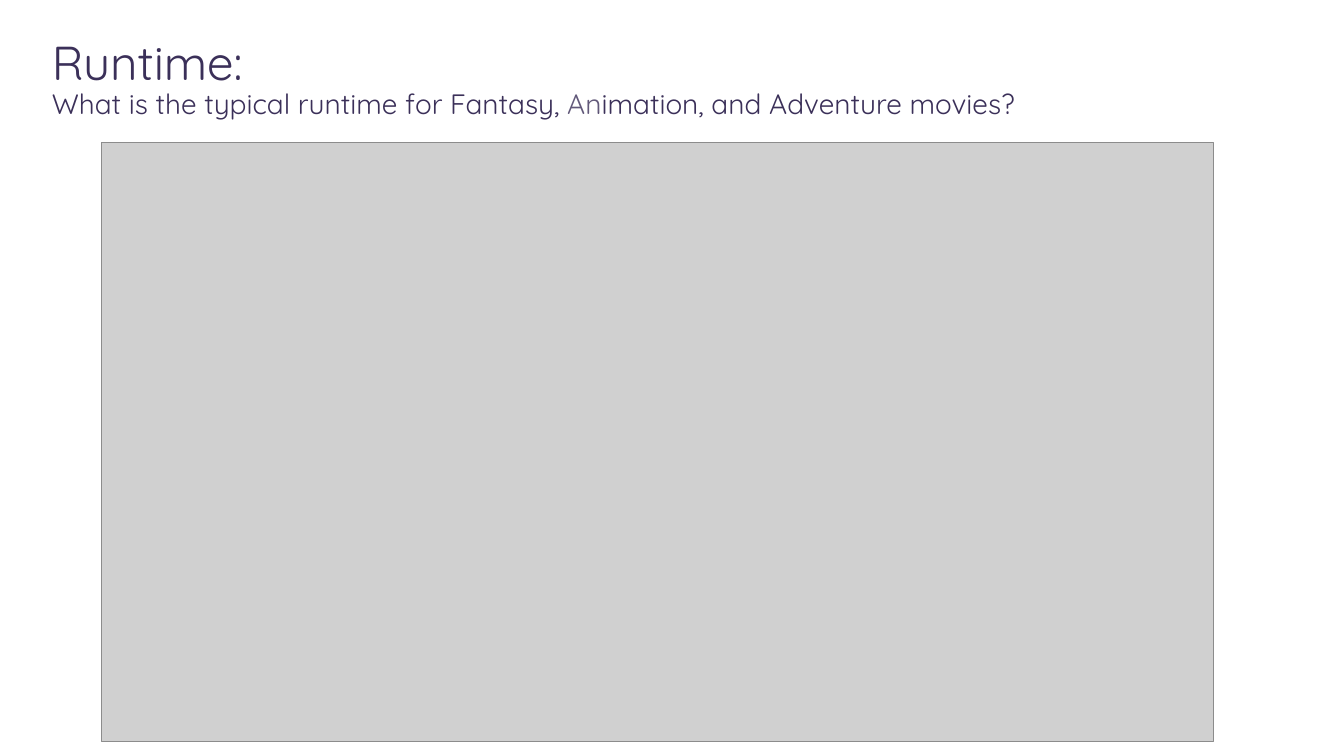
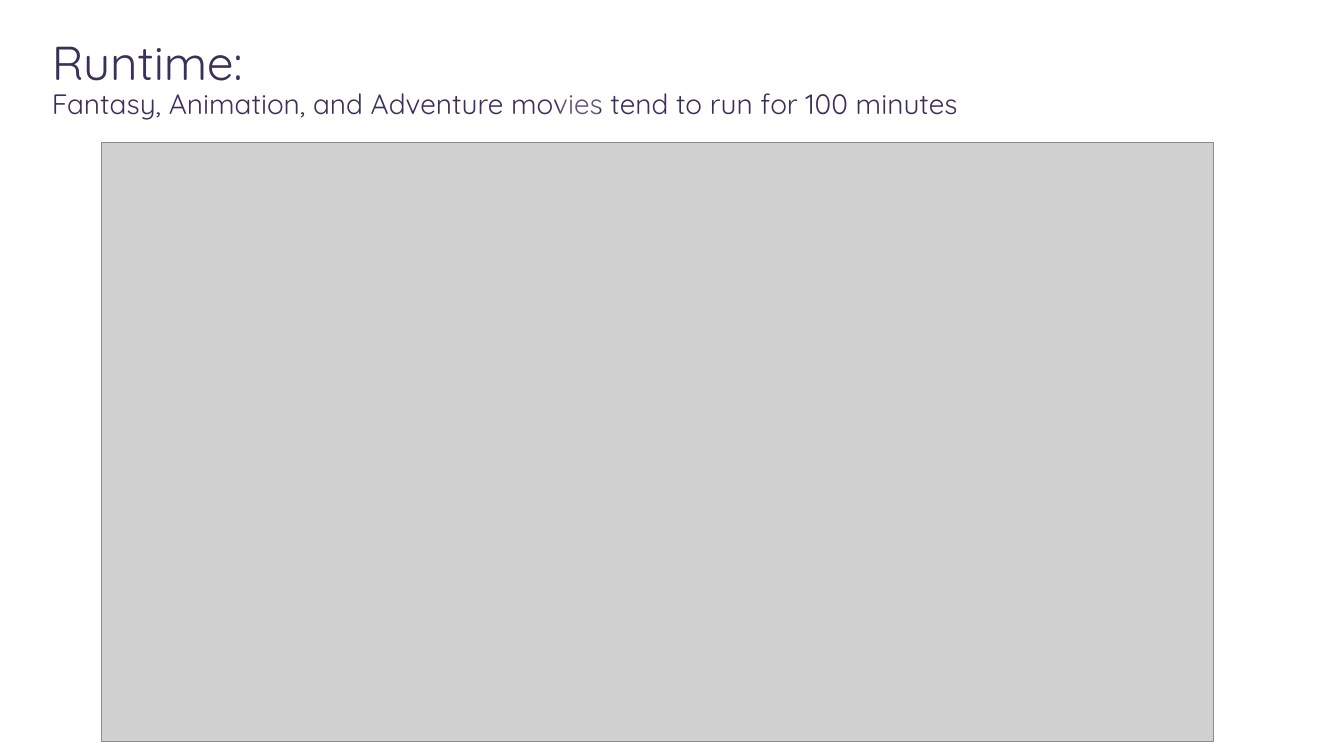
Before and after one commit to carlosiruiz/movie_market_analysis, a slide deck: slide 8 of Final Presentation.pptx (slide 7 before the commit). Drawn at 1344x756 pixels with LibreOffice and Linux fonts; fonts in the diff are those of the drawing; grey boxes stand for pictures; background and template pictures are left out. Boxes give left, top, right and bottom in pixels: in the first picture for what was removed or moved away, otherwise in the second. Text is boxed around its words. In the diff, an @@ line names an element or a change of style, - is before the commit and + after.

Commit message:
edited powerpoint

```diff
--- a/Final Presentation.pptx
+++ b/Final Presentation.pptx
@@ title at (52,46,958,120): text changed @@
-Runtime:
-What is the typical runtime for Fantasy, Animation, and Adventure movies?
+Runtime:
+Fantasy, Animation, and Adventure movies tend to run for 100 minutes
```
Also in this commit, not shown: 4 other slides changed, 1 slide added, 1 other file.
